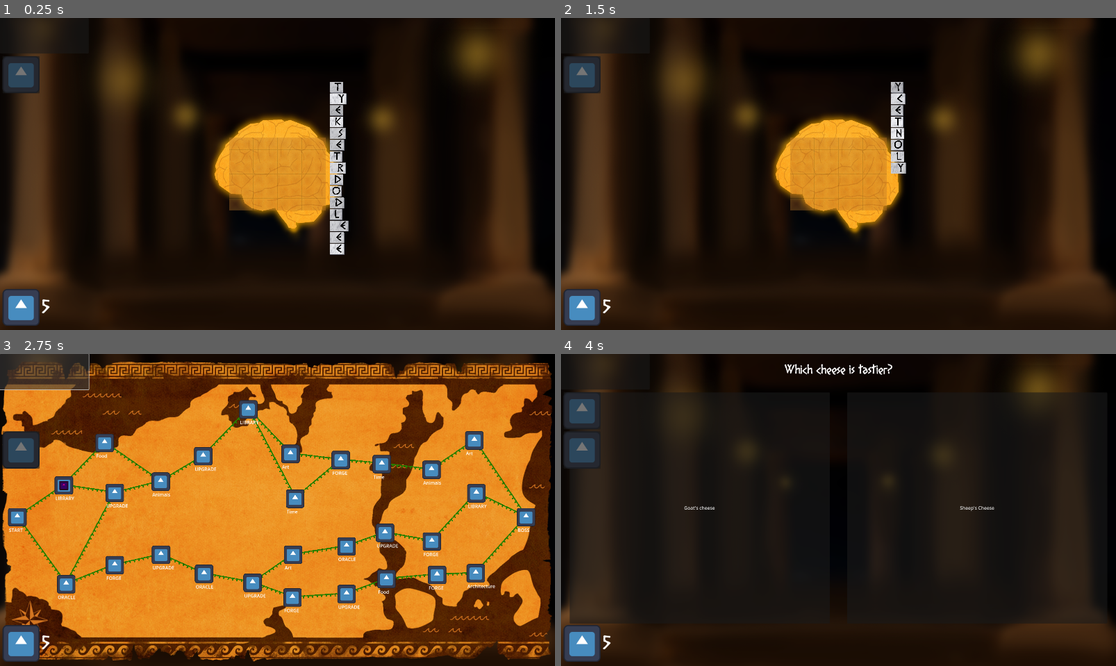
Above: before the commit, frames 1-4 (two rows, left to right).
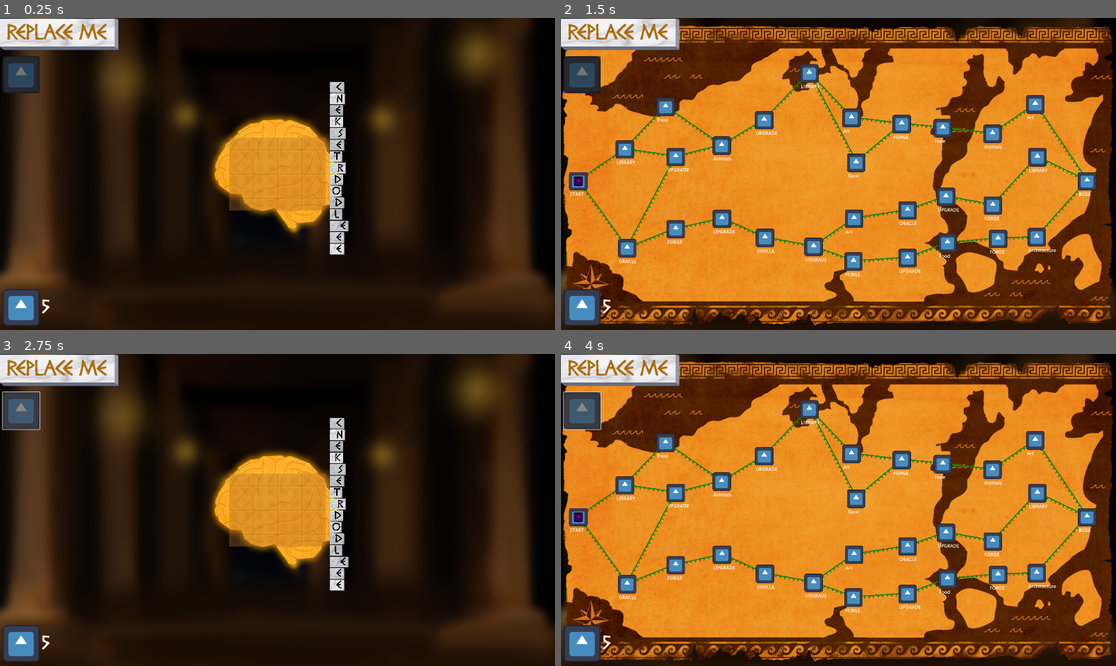
Above: after the commit, the same moments.

Repository: hulien22/ldjam54
Game: Godot game, scene res://scenes/main.tscn
The game is run twice, just before and just after one commit, with the same random seed, the same clock (stepped at 60 frames per second) and the same inputs. The engine's default icon, where the game draws it, is replaced by a stand-in: a white triangle on a blue panel in a dark square.
Inputs (mouse positions are in pixels of both pictures, inside the frame that each line leads up to; where the layout moved, square brackets give the same spot in the first picture):
- Up to frame 1 (0.25 s): no input
- Up to frame 2 (1.5 s): click (583, 74) [605, 36] at 0.5 s; click (627, 149) at 1.27 s
- Up to frame 3 (2.75 s): click (22, 410) [44, 372] at 2 s
- Up to frame 4 (4 s): click (666, 444) at 2.77 s; click (583, 410) [838, 644] at 3.5 s

The runs differ from the first frame. In frame 1, 2.3% of the frame differs, in the area x 0-63%, y 0-28%; in frame 2, 84%; in frame 3, 85%; in frame 4, 90%, in the area x 0-100%, y 0-99%.

Commit message:
add marble button to combat

Diff:
--- a/scenes/combat.tscn
+++ b/scenes/combat.tscn
@@ -1,6 +1,7 @@
-[gd_scene load_steps=13 format=3 uid="uid://b1qd4jib7m856"]
+[gd_scene load_steps=14 format=3 uid="uid://b1qd4jib7m856"]
 
 [ext_resource type="Script" path="res://scripts/combat.gd" id="1_uqive"]
+[ext_resource type="PackedScene" uid="uid://c7krcwyoak4cs" path="res://scenes/marblebutton.tscn" id="2_e6uob"]
 [ext_resource type="FontFile" uid="uid://cshv7yax3y1kc" path="res://fonts/DIOGENES.ttf" id="2_m3vsr"]
 [ext_resource type="PackedScene" uid="uid://bcagiv8ky6l6c" path="res://scenes/Brain.tscn" id="4_kcjvg"]
 
@@ -77,12 +78,8 @@
 vertical_alignment = 1
 autowrap_mode = 3
 
-[node name="Button" type="Button" parent="IntroBox"]
-offset_left = 880.0
-offset_top = 974.0
-offset_right = 1033.0
-offset_bottom = 1034.0
-size_flags_horizontal = 4
+[node name="Button" parent="IntroBox" instance=ExtResource("2_e6uob")]
+position = Vector2(945, 994)
 text = "DEBATE!"
 
 [node name="PickSideBox" type="Node2D" parent="."]
@@ -165,12 +162,8 @@
 vertical_alignment = 1
 autowrap_mode = 3
 
-[node name="Button" type="Button" parent="ConstructArgBox"]
-offset_left = 891.0
-offset_top = 922.0
-offset_right = 1078.0
-offset_bottom = 995.0
-size_flags_horizontal = 4
+[node name="Button" parent="ConstructArgBox" instance=ExtResource("2_e6uob")]
+position = Vector2(945, 994)
 text = "SUBMIT!"
 
 [node name="Brain" parent="ConstructArgBox" instance=ExtResource("4_kcjvg")]
@@ -277,12 +270,8 @@
 vertical_alignment = 1
 autowrap_mode = 3
 
-[node name="Button" type="Button" parent="ResultsBox"]
-offset_left = 851.0
-offset_top = 865.0
-offset_right = 1038.0
-offset_bottom = 938.0
-size_flags_horizontal = 4
+[node name="Button" parent="ResultsBox" instance=ExtResource("2_e6uob")]
+position = Vector2(945, 994)
 text = "CONTINUE"
 
 [node name="HTTPRequest" type="HTTPRequest" parent="."]
--- a/scenes/main.tscn
+++ b/scenes/main.tscn
@@ -16,6 +16,7 @@
 [ext_resource type="Texture2D" uid="uid://caiiw0boachdi" path="res://art/icon.svg" id="11_a2eth"]
 [ext_resource type="Texture2D" uid="uid://opa8x4rqg2qi" path="res://art/Backgrounds/Main_BG.png" id="11_ft7ik"]
 [ext_resource type="FontFile" uid="uid://cshv7yax3y1kc" path="res://fonts/DIOGENES.ttf" id="12_t31cu"]
+[ext_resource type="PackedScene" uid="uid://c7krcwyoak4cs" path="res://scenes/marblebutton.tscn" id="13_ta7i4"]
 
 [sub_resource type="LabelSettings" id="LabelSettings_eux2y"]
 font = ExtResource("12_t31cu")
@@ -41,9 +42,9 @@
 
 [node name="SceneHolder" type="Node2D" parent="."]
 
-[node name="Button" type="Button" parent="."]
-offset_right = 307.0
-offset_bottom = 123.0
+[node name="Button" parent="." instance=ExtResource("13_ta7i4")]
+position = Vector2(197, 48)
+text = "REPLACE ME"
 
 [node name="AudioPlayer" parent="." instance=ExtResource("9_d1na7")]
 
@@ -102,4 +103,4 @@
 text = "99"
 label_settings = SubResource("LabelSettings_eux2y")
 
-[connection signal="pressed" from="Button" to="." method="_on_button_pressed"]
+[connection signal="on_pressed" from="Button" to="." method="_on_button_pressed"]
--- a/scenes/marblebutton.tscn
+++ b/scenes/marblebutton.tscn
@@ -44,7 +44,6 @@
 offset_top = -45.0
 offset_right = 199.0
 offset_bottom = 50.0
-text = "TEST"
 label_settings = SubResource("LabelSettings_brhd8")
 horizontal_alignment = 1
 vertical_alignment = 1
--- a/scripts/combat.gd
+++ b/scripts/combat.gd
@@ -41,7 +41,7 @@
 	match combat_phase_:
 		COMBAT_PHASE.INTRO:
 			$IntroBox/Label.text = description_;
-			$IntroBox/Button.pressed.connect(self._move_to_next_phase);
+			$IntroBox/Button.connect("on_pressed", self._move_to_next_phase);
 			$IntroBox.show();
 		COMBAT_PHASE.PICK_SIDE:
 			$IntroBox.hide();
@@ -59,7 +59,7 @@
 			emit_signal("start_combat_phase", brain_posn);
 			#enable clicking words
 #			$ConstructArgBox/Brain.set_click_only()
-			$ConstructArgBox/Button.pressed.connect(self._submit_debate);
+			$ConstructArgBox/Button.connect("on_pressed", self._submit_debate);
 			$ConstructArgBox.show();
 		COMBAT_PHASE.JUDGING:
 			$ConstructArgBox.hide();
@@ -74,7 +74,7 @@
 			$ResultsBox/Score2.text = str(result_scores[1]);
 			$ResultsBox/Score3.text = str(result_scores[2]);
 			$ResultsBox/ScoreTotal.text = str(avg_score());
-			$ResultsBox/Button.pressed.connect(self._return_to_map);
+			$ResultsBox/Button.connect("on_pressed", self._return_to_map);
 			$ResultsBox.show();
 
 func _move_to_next_phase():
--- a/scripts/marblebutton.gd
+++ b/scripts/marblebutton.gd
@@ -6,11 +6,15 @@
 @export var scale_increase_on_hover:float = 1.1;
 @export var text:String = "TEST";
 
+var mouse_on: bool = false;
+var label_posn: Vector2;
+
 func _ready():
 	set_text(text);
 	var res = tile_sprites[Global.rng.randi() % tile_sprites.size()];
 	$Node2D/NinePatchRect2.texture = res;
 	$Node2D/NinePatchRect3.texture = res;
+	label_posn = $Node2D/Label.position;
 
 func set_text(t:String):
 	text = t;
@@ -19,17 +23,20 @@
 func _on_button_button_down():
 	$Node2D/NinePatchRect2.hide()
 	$Node2D/NinePatchRect3.show()
-	$Node2D/Label.position += $Node2D/NinePatchRect3.position - $Node2D/NinePatchRect2.position;
-
+	$Node2D/Label.position = label_posn + $Node2D/NinePatchRect3.position - $Node2D/NinePatchRect2.position;
 
 func _on_button_button_up():
 	$Node2D/NinePatchRect3.hide()
 	$Node2D/NinePatchRect2.show()
-	$Node2D/Label.position -= $Node2D/NinePatchRect3.position - $Node2D/NinePatchRect2.position;
-
+	$Node2D/Label.position = label_posn;
+	if mouse_on:
+		emit_signal("on_pressed");
 
 func _on_button_mouse_entered():
 	$Node2D.scale = Vector2.ONE * scale_increase_on_hover
+	mouse_on = true;
 
 func _on_button_mouse_exited():
 	$Node2D.scale = Vector2.ONE
+	mouse_on = false;
+	_on_button_button_up();
Not shown: 1 places in scenes/main.tscn that only renumber resources
